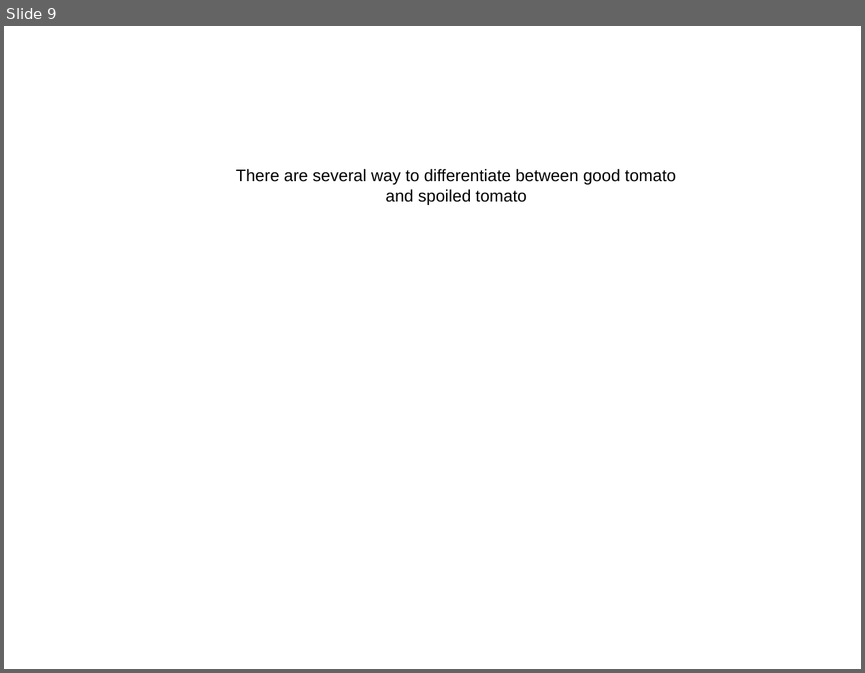
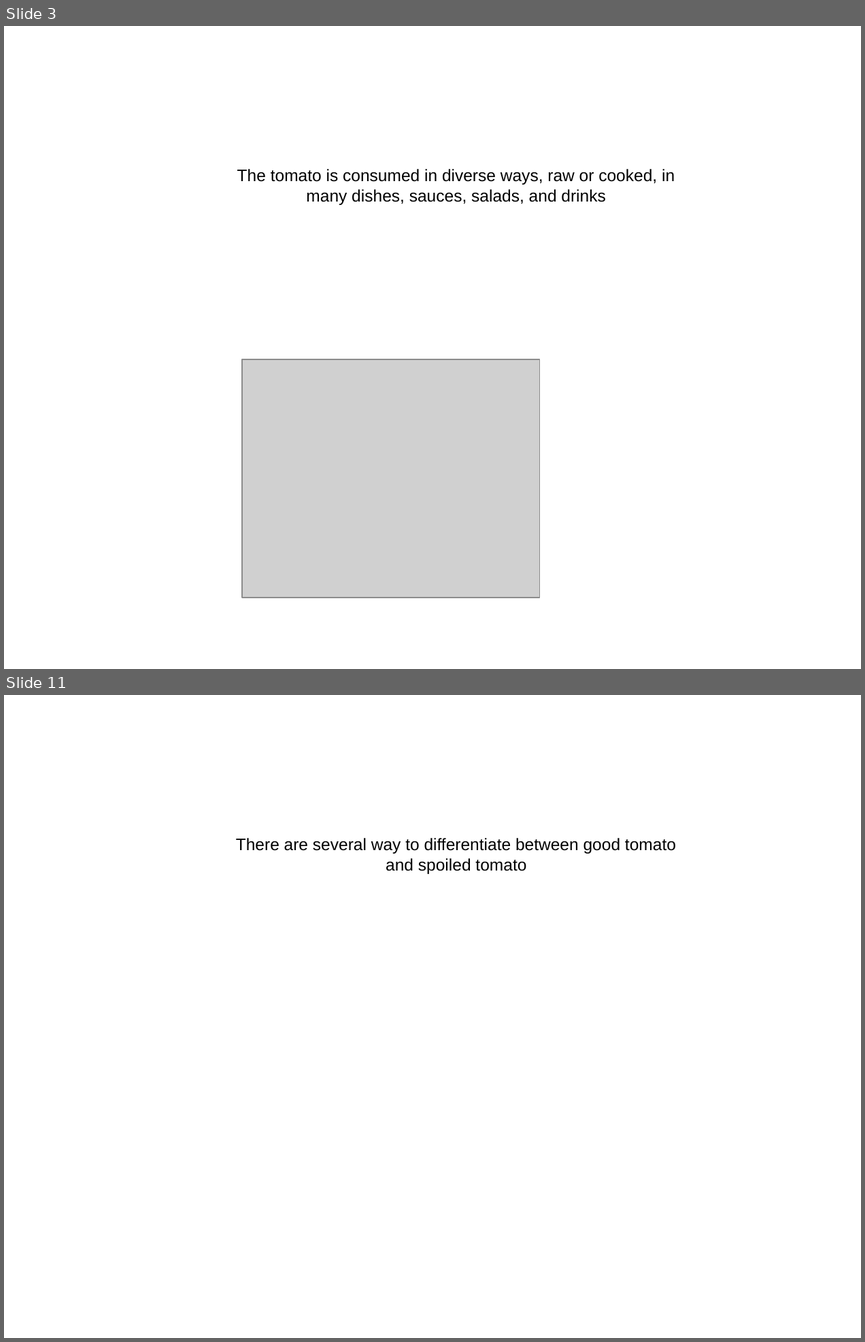
Before and after one commit to PikKACHUU/AutoGenerateArgumentation, a slide deck: slideshow.pptx. Shown one above the other, each under a label of ours: slide 9 before the commit, slides 3 and 11 after it; the slides between them are not shown. The pictures are 865x673 and 865x1342 pixels, drawn with LibreOffice and Linux fonts; fonts in the diff are those of the drawing; grey boxes stand for pictures. Boxes give left, top, right and bottom in pixels: in the first picture for what was removed or moved away, otherwise in the second. Text is boxed around its words. In the diff, an @@ line names an element or a change of style, - is before the commit and + after.

```diff
--- a/slideshow.pptx
+++ b/slideshow.pptx
@@ slide 3 added at (4, 26, 861, 669), background #FFFFFF @@
@@ text added at (237, 169, 674, 205), 14 pt, text #000000 @@
+The tomato is consumed in diverse ways, raw or cooked, in many dishes, sauces, salads, and drinks
@@ picture added at (242, 359, 540, 597) @@
@@ what was slide 9 is now slide 11 @@
```
Also in this commit, not shown: 1 slide changed, 7 other slides added, 6 slides removed, 7 other files.
